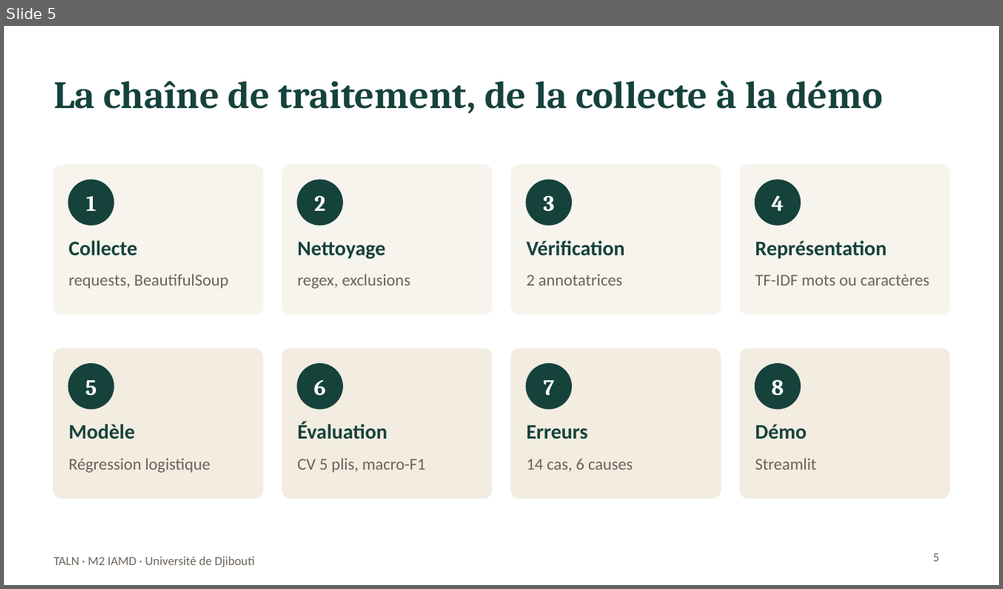
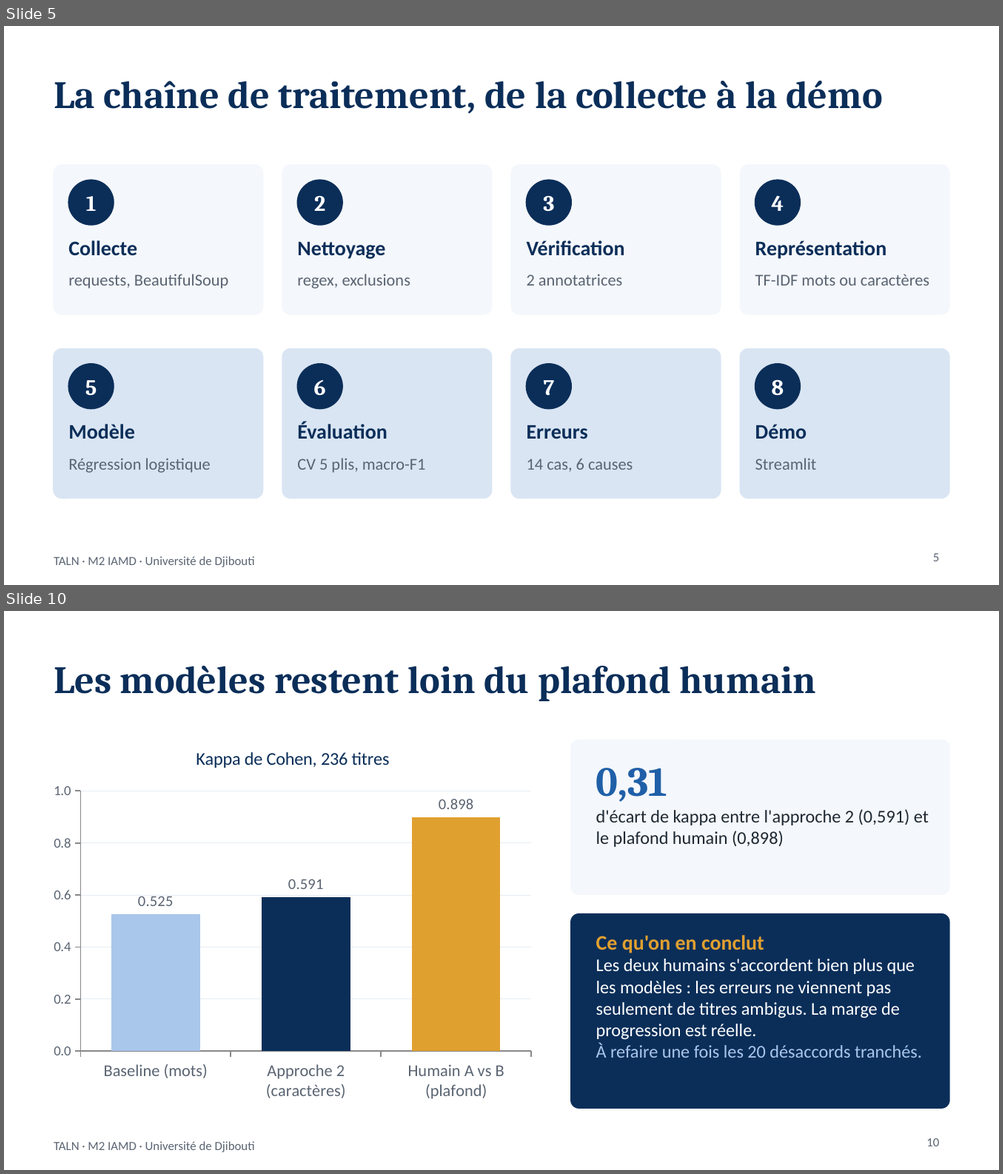
Before and after one commit to fatouu50/taln-classification-djibouti, a slide deck: rapport/Soutenance_TALN_Classification_thematique.pptx. Shown one above the other, each under a label of ours: slide 5 before the commit, slides 5 and 10 after it; the slides between them are not shown. The pictures are 1003x589 and 1003x1174 pixels, drawn with LibreOffice and Linux fonts; fonts in the diff are those of the drawing. Boxes give left, top, right and bottom in pixels: in the first picture for what was removed or moved away, otherwise in the second. Text is boxed around its words. In the diff, an @@ line names an element or a change of style, - is before the commit and + after.

```diff
--- a/rapport/Soutenance_TALN_Classification_thematique.pptx
+++ b/rapport/Soutenance_TALN_Classification_thematique.pptx
@@ slide 10 added at (x1=4, y1=611, x2=999, y2=1170), background #FFFFFF; not listed: 1 template element that a slide beside it also shows @@
@@ title added at (x1=54, y1=666, x2=817, y2=701), 28 pt, text #0B2E59, bold @@
+Les modèles restent loin du plafond humain
@@ column chart added at (x1=44, y1=730, x2=541, y2=1108) @@
+title "Kappa de Cohen, 236 titres"
+categories: Baseline (mots), Approche 2 (caractères), Humain A vs B (plafond)
+Series 1: 0.525, 0.591, 0.898
@@ rounded rectangle added at (x1=571, y1=741, x2=949, y2=894), fill #F4F7FB, outline #F4F7FB 1 pt @@
@@ text added at (x1=596, y1=768, x2=928, y2=847), 13 pt, text #1F2933 @@
+0,31
+d'écart de kappa entre l'approche 2 (0,591) et le plafond humain (0,898)
@@ rounded rectangle added at (x1=571, y1=914, x2=949, y2=1108), fill #0B2E59, outline #0B2E59 1 pt @@
@@ text added at (x1=596, y1=935, x2=922, y2=1058), 13 pt, text #FFFFFF @@
+Ce qu'on en conclut
+Les deux humains s'accordent bien plus que les modèles : les erreurs ne viennent pas seulement de titres ambigus. La marge de progression est réelle.
+À refaire une fois les 20 désaccords tranchés.
@@ page number added at (x1=926, y1=1139, x2=939, y2=1147), 9 pt, text #5A6472 @@
+10
@@ slide 5 changed as well @@
@@ fill #F7F4EE to #F4F7FB; outline #F7F4EE 1 pt to #F4F7FB 1 pt in 4 elements at (x1=54, y1=165, x2=262, y2=315), (x1=282, y1=165, x2=492, y2=315), (x1=511, y1=165, x2=720, y2=315), (x1=740, y1=165, x2=949, y2=315) @@
@@ fill #F2ECE1 to #D9E5F3; outline #F2ECE1 1 pt to #D9E5F3 1 pt in 4 elements at (x1=54, y1=349, x2=262, y2=498), (x1=282, y1=349, x2=492, y2=498), (x1=511, y1=349, x2=720, y2=498), (x1=740, y1=349, x2=949, y2=498) @@
@@ fill #16423C to #0B2E59; outline #16423C 1 pt to #0B2E59 1 pt in 8 elements at (x1=68, y1=180, x2=114, y2=225), (x1=297, y1=180, x2=342, y2=225), (x1=526, y1=180, x2=571, y2=225), (x1=755, y1=180, x2=800, y2=225), (x1=68, y1=364, x2=114, y2=409), (x1=297, y1=364, x2=342, y2=409), (x1=526, y1=364, x2=571, y2=409), (x1=755, y1=364, x2=800, y2=409) @@
@@ text colour #16423C to #0B2E59 in 9 elements at (x1=54, y1=80, x2=882, y2=113), (x1=68, y1=241, x2=137, y2=256), (x1=297, y1=242, x2=385, y2=259), (x1=526, y1=241, x2=625, y2=256), (x1=755, y1=241, x2=887, y2=259), (x1=68, y1=424, x2=135, y2=439), (x1=297, y1=422, x2=387, y2=439), (x1=526, y1=426, x2=588, y2=439), (x1=755, y1=424, x2=806, y2=439) @@
@@ text colour #6B6259 to #5A6472 in 10 elements at (x1=68, y1=274, x2=228, y2=289), (x1=297, y1=274, x2=410, y2=289), (x1=526, y1=274, x2=622, y2=286), (x1=755, y1=274, x2=929, y2=286), (x1=68, y1=458, x2=210, y2=473), (x1=297, y1=458, x2=426, y2=473), (x1=526, y1=459, x2=632, y2=472), (x1=755, y1=458, x2=817, y2=470), (x1=54, y1=557, x2=255, y2=568), (x1=933, y1=554, x2=939, y2=562) @@
```
Also in this commit, not shown: 9 other slides changed, 1 other slide added, 2 other files.
